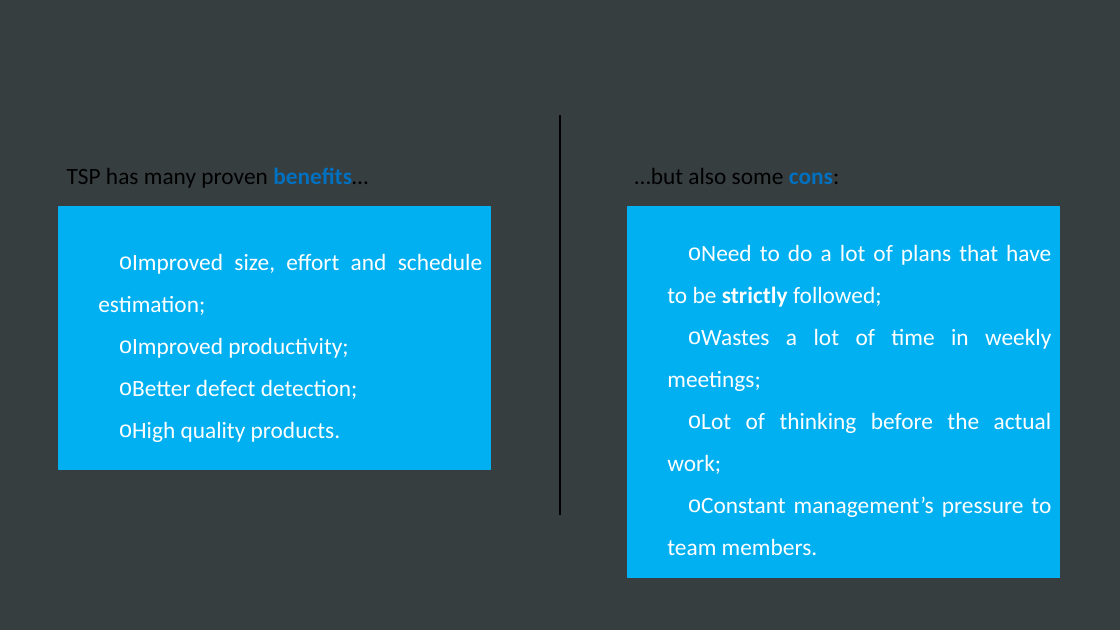
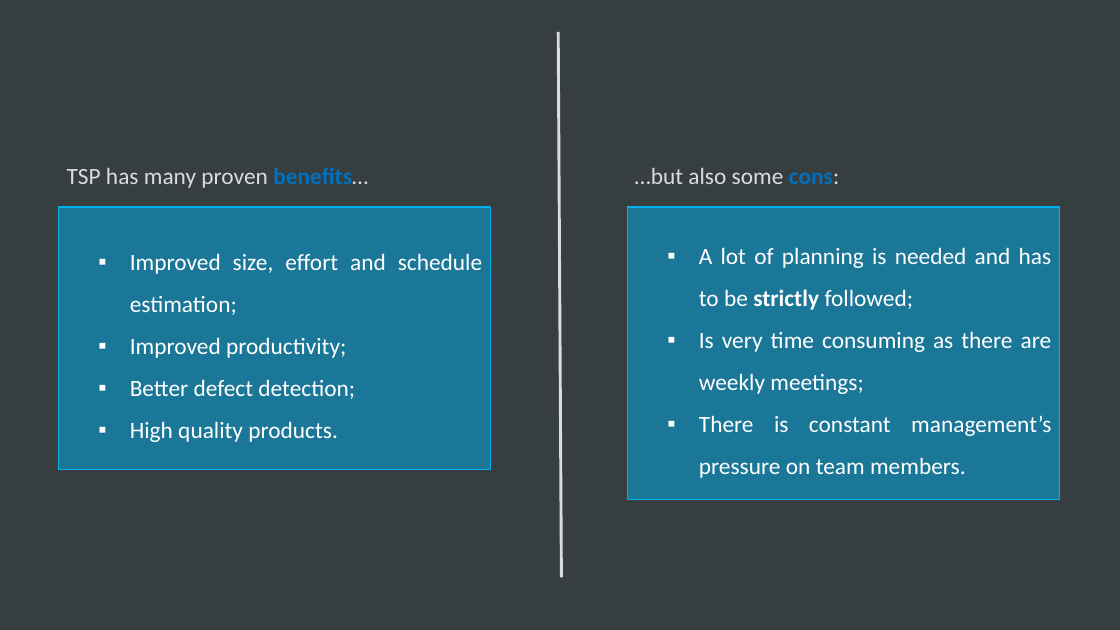
Before and after one commit to eduardamsc/FEUP-ESOF, a slide deck: slide 9 of Slide deck.pptx. Drawn at 1120x630 pixels with LibreOffice and Linux fonts; fonts in the diff are those of the drawing. Boxes give left, top, right and bottom in pixels: in the first picture for what was removed or moved away, otherwise in the second. Text is boxed around its words. In the diff, an @@ line names an element or a change of style, - is before the commit and + after.

```diff
--- a/Slide deck.pptx
+++ b/Slide deck.pptx
@@ line moved from (560, 115) - (560, 515) to (559, 32) - (561, 577) @@
@@ line (559, 32) - (561, 577): stroke #000000 2.5 pt to #D9DDDF 2.5 pt @@
@@ text "TSP has many proven benefits…" at (67, 167, 368, 188): text colour #000000 to #D9DDDF in "TSP has many proven benefits…" @@
@@ text "…but also some cons:" at (635, 168, 839, 184): text colour #000000 to #D9DDDF in "…but also some cons:" @@
@@ rectangle "Improved size, effort and schedule ..." at (59, 207, 492, 469): bullet o to ▪; fill #00B0F0 to #00B0F0 at 50% opacity @@
@@ rectangle "A lot of planning is ...": place and size @@
-rectangle "A lot of planning is ..." at (628, 207, 1060, 577)
+rectangle "A lot of planning is ..." at (628, 207, 1060, 500)
@@ rectangle "A lot of planning is ..." at (628, 207, 1060, 500): fill #00B0F0 to #00B0F0 at 50% opacity @@
@@ text in rectangle at (699, 247, 1052, 478): text changed @@
-o Need to do a lot of plans that have to be strictly followed;
-o Wastes a lot of time in weekly meetings;
-o Lot of thinking before the actual work;
-o Constant management’s pressure to team members.
+▪ A lot of planning is needed and has to be strictly followed;
+▪ Is very time consuming as there are weekly meetings;
+▪ There is constant management’s pressure on team members.
```
Also in this commit, not shown: 8 other slides changed, 1 other file.
